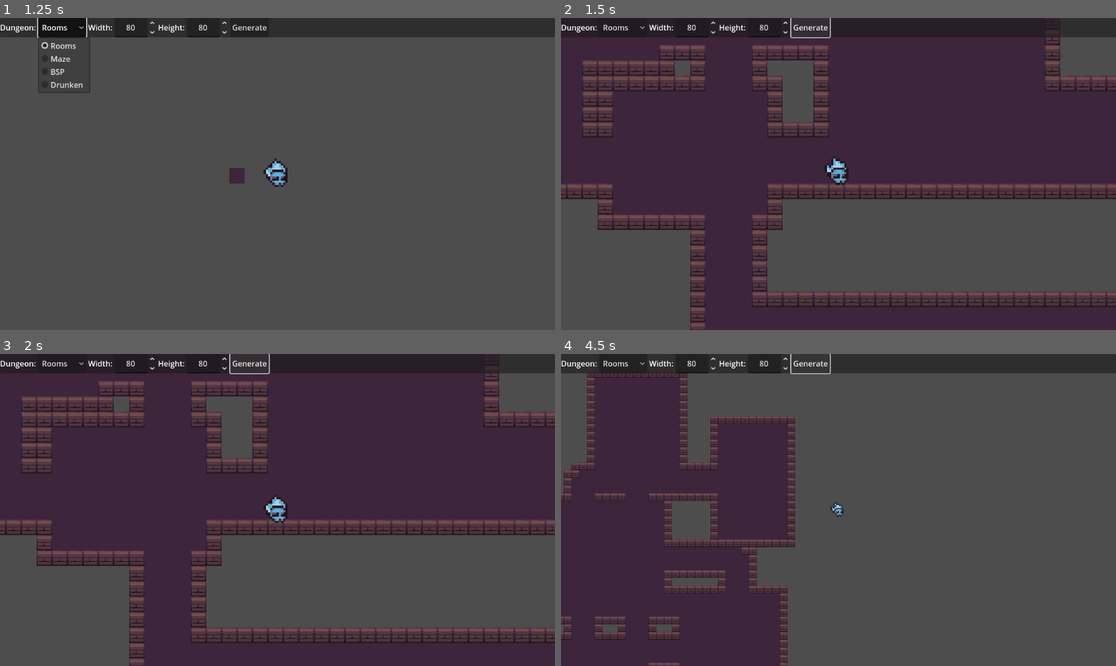
Above: before the commit, frames 1-4 (two rows, left to right).
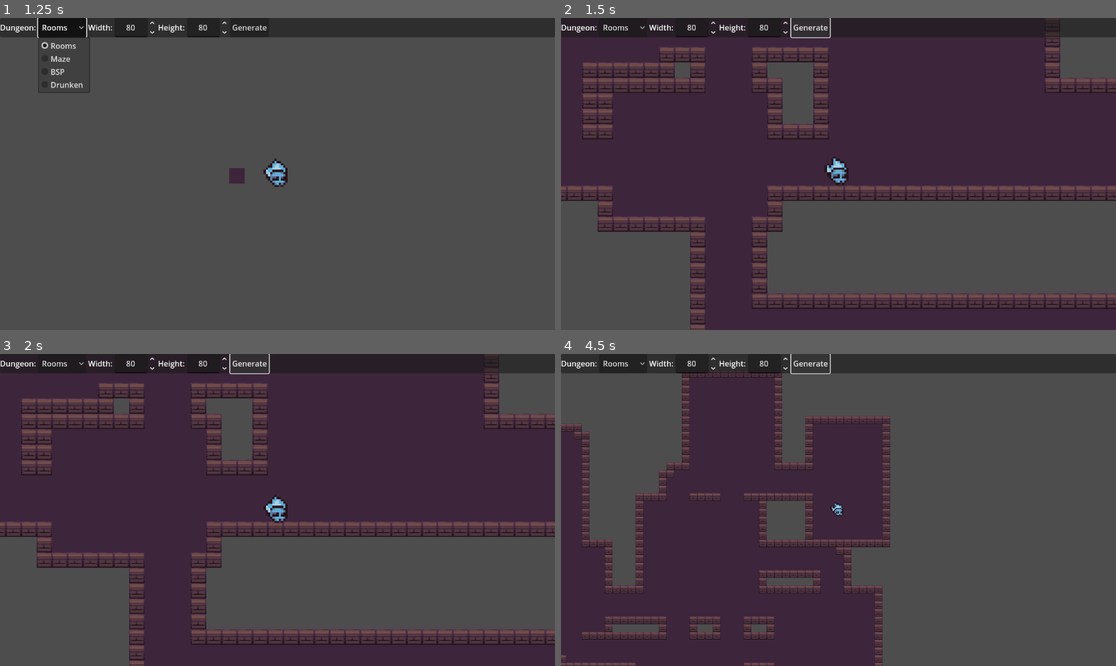
Above: after the commit, the same moments.

Repository: Jim-23/ProceduralGenerationBP
Game: Godot game, scene res://scenes/main.tscn
Two runs of this game, one before a commit and one after it. Both use one fixed random seed, a clock stepped at 60 frames per second and the inputs below.
Inputs:
- Up to frame 1 (1.25 s): click "Rooms" at 0.5 s
- Up to frame 2 (1.5 s): click "Generate" at 1.25 s
- Up to frame 3 (2 s): no input
- Up to frame 4 (4.5 s): tap Enter at 2 s; hold Right (ui_right) 2.03-3.53 s; tap Z every 0.75 s from 2.1 to 4.35 s; tap Up (ui_up) at 2.27, 3.02 s; hold Left (ui_left) 3.53-4.28 s; hold Right (ui_right) from 4.28 s (still down)

Frame 1 is identical in both runs. In frame 2, 6.7% of the frame differs, in the area x 0-100%, y 4-100%; in frame 3, 6.7%; in frame 4, 27%, in the area x 0-60%, y 6-100%.

Commit message:
Adds collision shape to dungeon tiles
Adds a collision shape to the dungeon tileset to enable collision detection within the game environment.
This allows the player and other objects to interact with the tiles correctly.

Diff:
--- a/proceduralgenerationproject/tilesets/DungeonTileset.tres
+++ b/proceduralgenerationproject/tilesets/DungeonTileset.tres
@@ -6,6 +6,7 @@
 resource_name = "DungeonTiles"
 texture = ExtResource("1_d506i")
 2:0/0 = 0
+2:0/0/physics_layer_0/polygon_0/points = PackedVector2Array(-8, -8, 8, -8, 8, 8, -8, 8)
 8:1/0 = 0
 
 [resource]
Not shown, changed: .DS_Store
Not shown, changed: proceduralgenerationproject/.DS_Store
